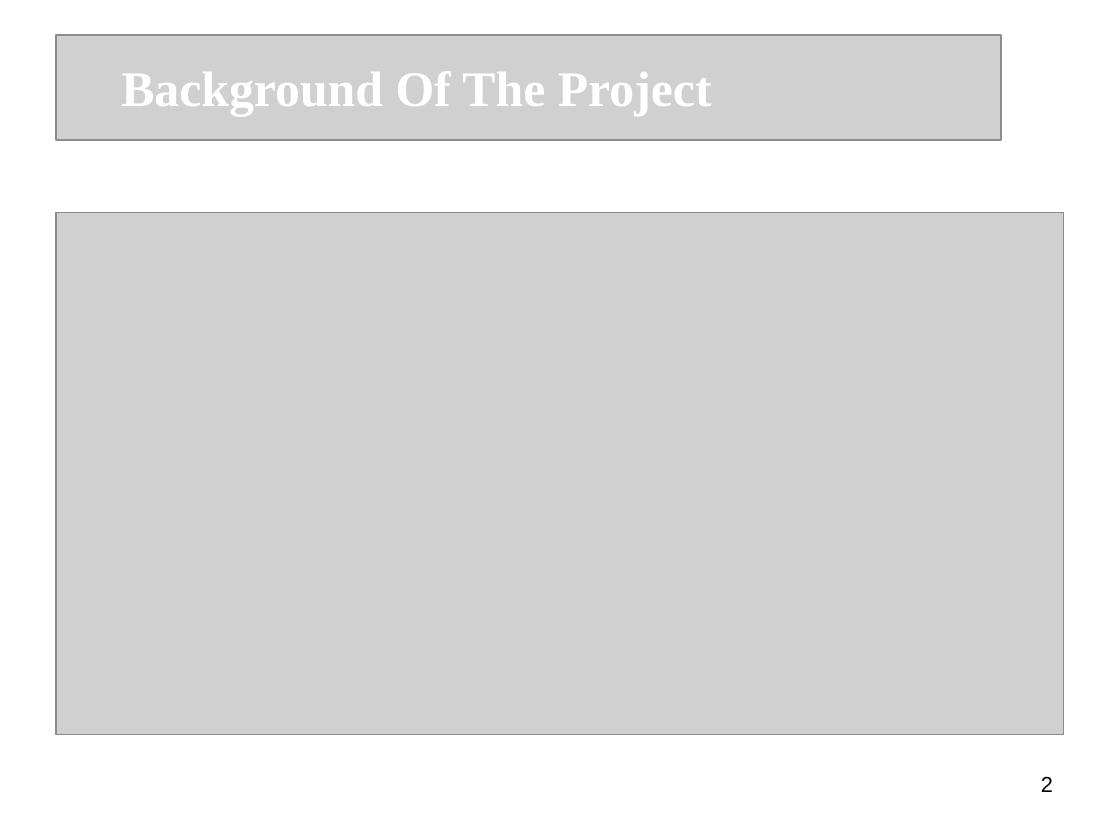
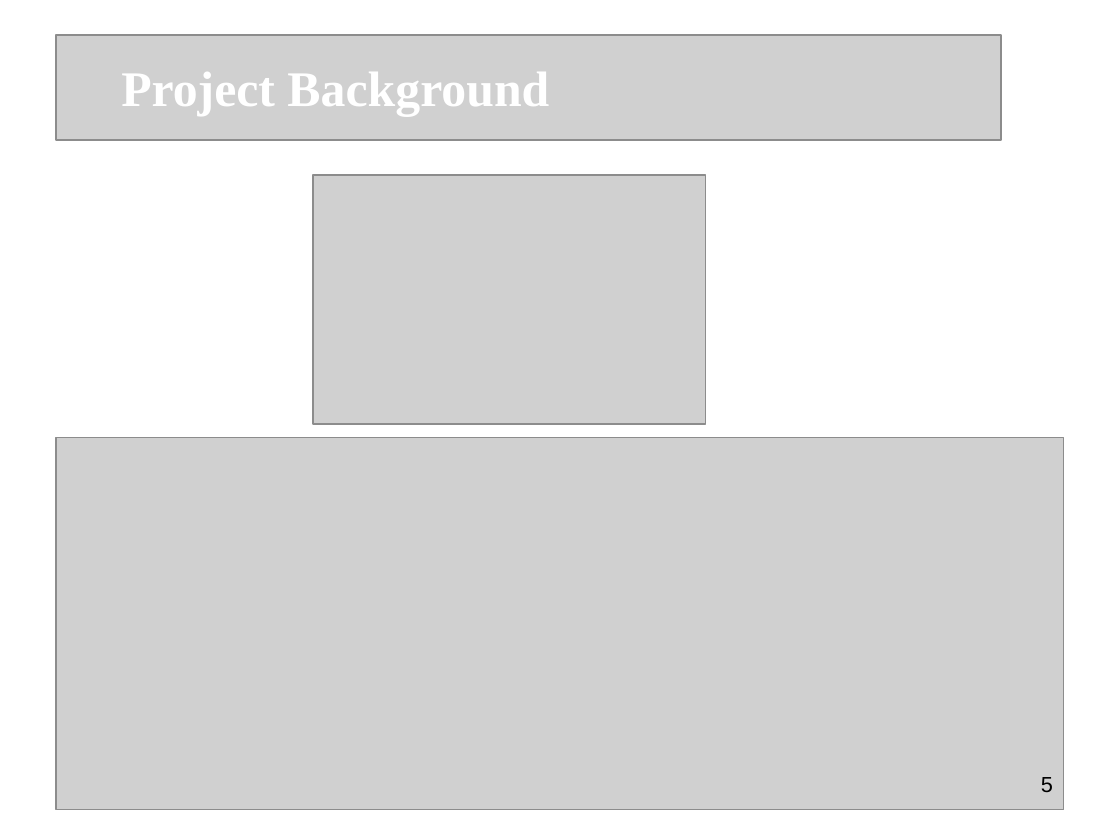
Before and after one commit to MhiraHANA/ipd10-dotnet-project-sales-management, a slide deck: slide 5 of SMS.ppt (slide 2 before the commit). Drawn at 1120x840 pixels with LibreOffice and Linux fonts; fonts in the diff are those of the drawing; grey boxes stand for pictures. Boxes give left, top, right and bottom in pixels: in the first picture for what was removed or moved away, otherwise in the second. Text is boxed around its words. In the diff, an @@ line names an element or a change of style, - is before the commit and + after.

```diff
--- a/SMS.ppt
+++ b/SMS.ppt
@@ text at <box>121,72,549,116</box>: text changed @@
-Background Of The Project
+Project Background
@@ picture added at <box>314,175,706,423</box> @@
@@ picture: place and size @@
-picture at <box>56,212,1064,734</box>
+picture at <box>56,438,1064,810</box>
@@ page number at <box>1041,777,1053,792</box>: text changed @@
-2
+5
```
Also in this commit, not shown: 6 other slides changed, 5 slides added, 3 slides removed, 1 other file.
